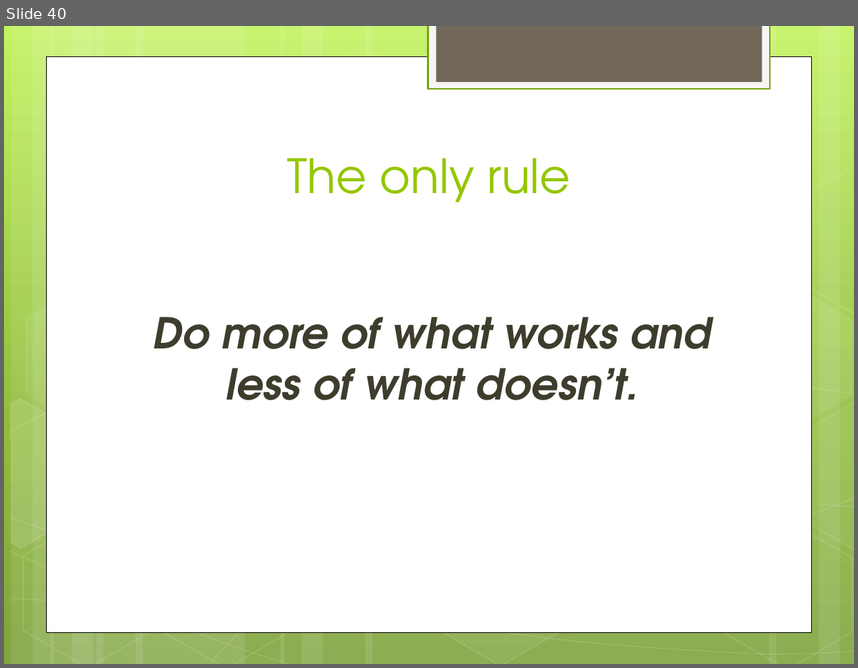
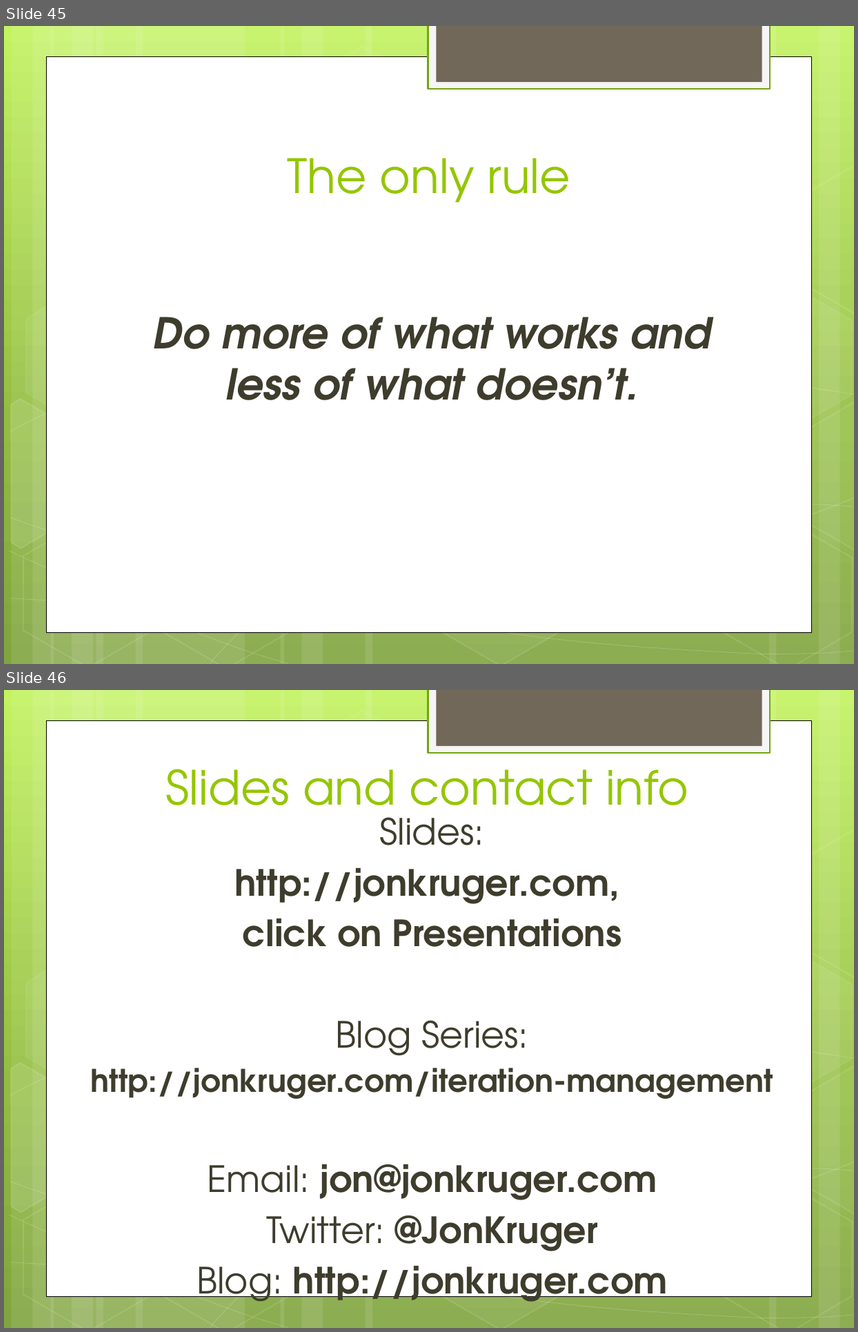
Before and after one commit to JonKruger/iteration-management, a slide deck: Iteration Management - Your Key to Predictable Delivery.pptx. Shown one above the other, each under a label of ours: slide 40 before the commit, slides 45 and 46 after it. The pictures are 858x668 and 858x1332 pixels, drawn with LibreOffice and Linux fonts; fonts in the diff are those of the drawing. Boxes give left, top, right and bottom in pixels: in the first picture for what was removed or moved away, otherwise in the second. Text is boxed around its words. In the diff, an @@ line names an element or a change of style, - is before the commit and + after.

```diff
--- a/Iteration Management - Your Key to Predictable Delivery.pptx
+++ b/Iteration Management - Your Key to Predictable Delivery.pptx
@@ slide 46 added at [4,690,854,1328], background gradient #C3F35F to #93BF3F to #81A53E; not listed: 31 template elements that a slide beside it also shows @@
@@ title added at [166,769,688,827], 40 pt, text #94C600 @@
+Slides and contact info
@@ text added at [91,817,773,1310], 30.6 pt, text #3E3D2D, bold @@
+Slides:
+http://jonkruger.com,
+click on Presentations
+Blog Series:
+http://jonkruger.com/iteration-management
+Email: jon@jonkruger.com
+Twitter: @JonKruger
+Blog: http://jonkruger.com
@@ what was slide 40 is now slide 45 @@
```
Also in this commit, not shown: 4 slides changed, 5 other slides added.
